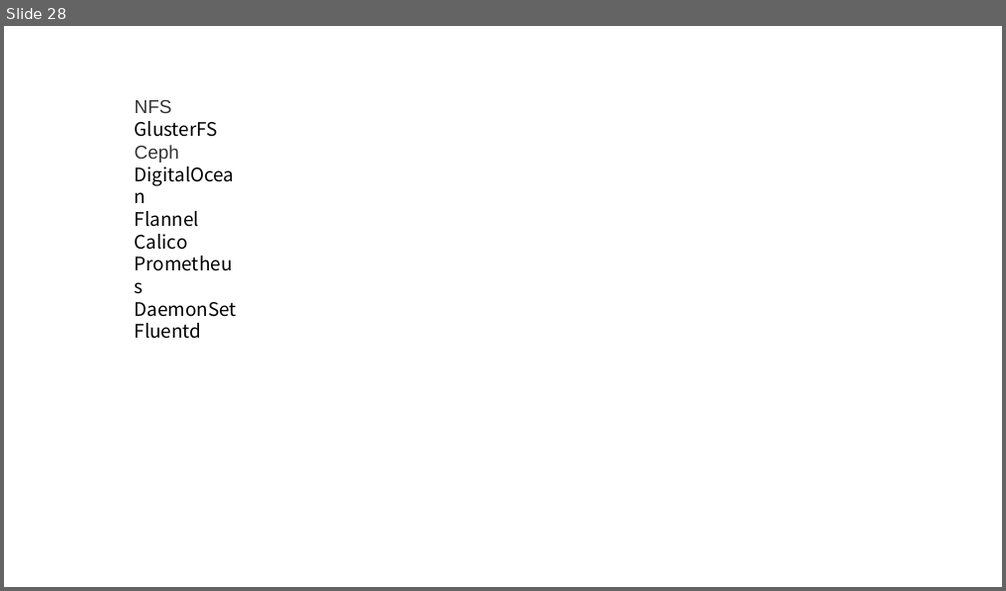
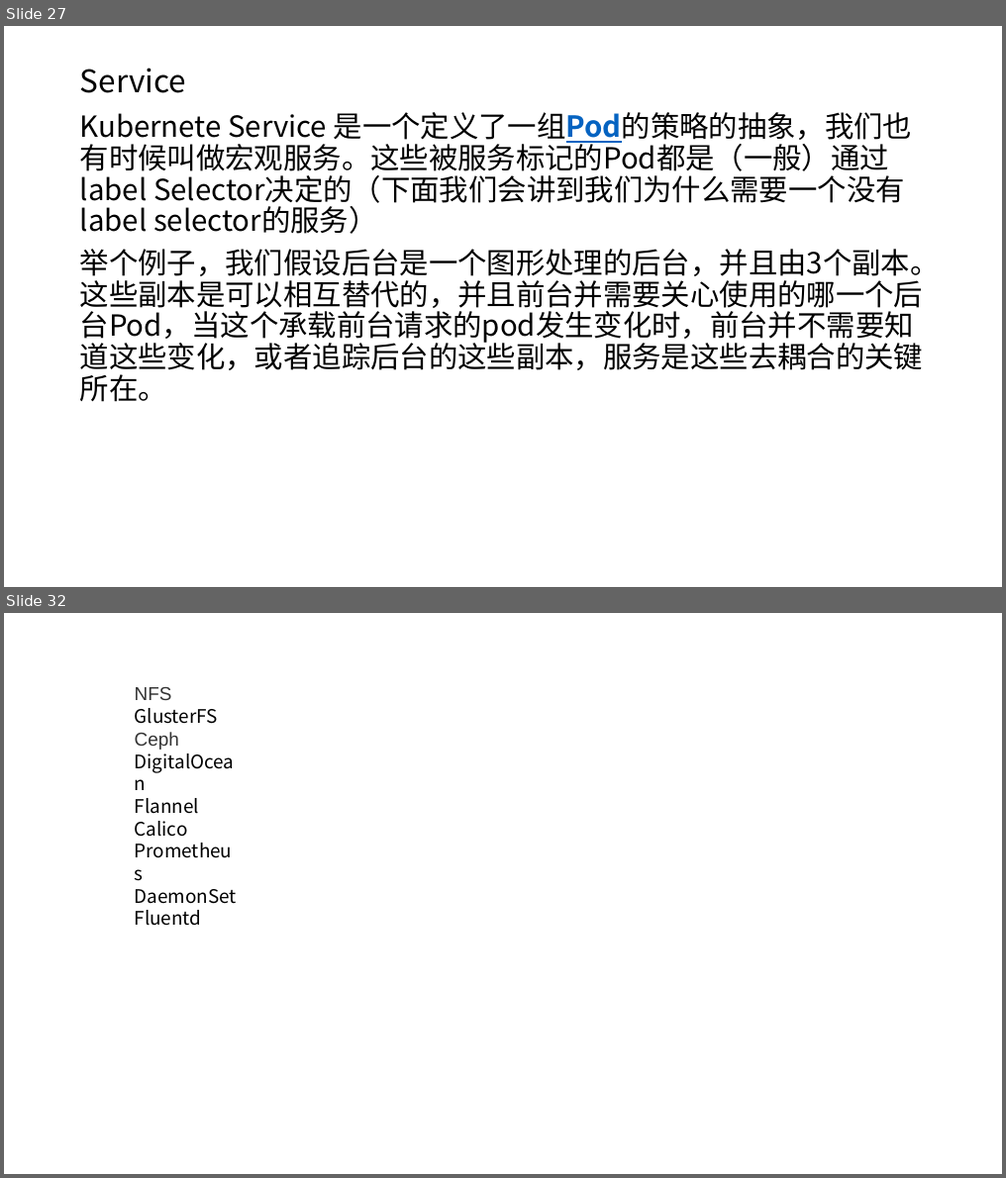
Before and after one commit to axzxs2001/Asp.NetCoreExperiment, a slide deck: Asp.NetCoreExperiment/kubernetes/kubernetes.pptx. Shown one above the other, each under a label of ours: slide 28 before the commit, slides 27 and 32 after it; the slides between them are not shown. The pictures are 1006x591 and 1006x1178 pixels, drawn with LibreOffice and Linux fonts; fonts in the diff are those of the drawing. Boxes give left, top, right and bottom in pixels: in the first picture for what was removed or moved away, otherwise in the second. Text is boxed around its words. In the diff, an @@ line names an element or a change of style, - is before the commit and + after.

Commit message:
kubernet 安装和部署

```diff
--- a/Asp.NetCoreExperiment/kubernetes/kubernetes.pptx
+++ b/Asp.NetCoreExperiment/kubernetes/kubernetes.pptx
@@ slide 27 added at [4,26,1002,587], background #FFFFFF @@
@@ title added at [80,68,186,93], 30 pt, text #000000 @@
+Service
@@ text added at [80,112,940,402], 28 pt, text #000000 @@
+Kubernete Service 是一个定义了一组Pod的策略的抽象，我们也有时候叫做宏观服务。这些被服务标记的Pod都是（一般）通过label Selector决定的（下面我们会讲到我们为什么需要一个没有label selector的服务）
+举个例子，我们假设后台是一个图形处理的后台，并且由3个副本。这些副本是可以相互替代的，并且前台并需要关心使用的哪一个后台Pod，当这个承载前台请求的pod发生变化时，前台并不需要知道这些变化，或者追踪后台的这些副本，服务是这些去耦合的关键所在。
@@ what was slide 28 is now slide 32 @@
```
Also in this commit, not shown: 4 other slides added, 1 slide removed.
